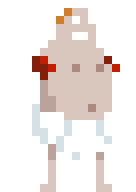
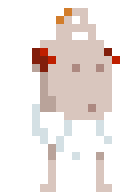
Revision of a layered 136 × 192 image; what changed, layer by layer:
showed "2" over [32, 40, 120, 80]
hid "1" over [32, 40, 120, 80]
